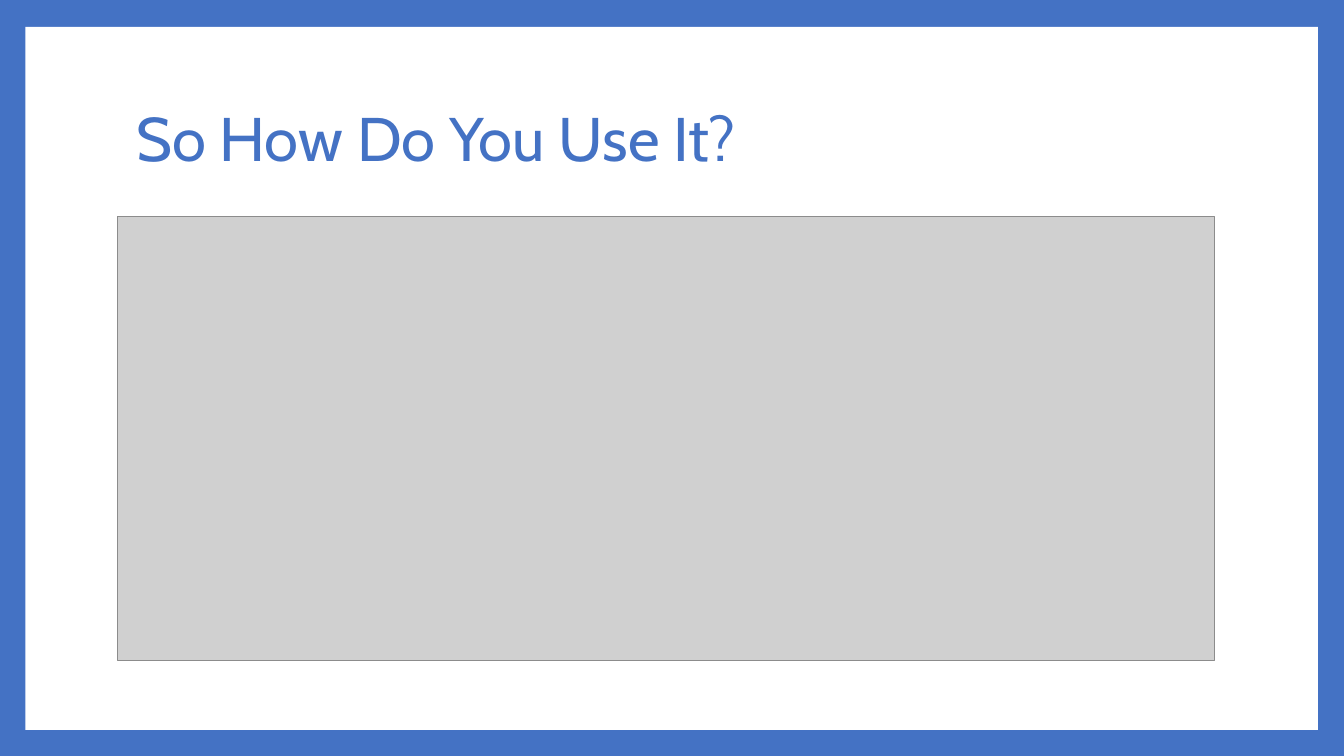
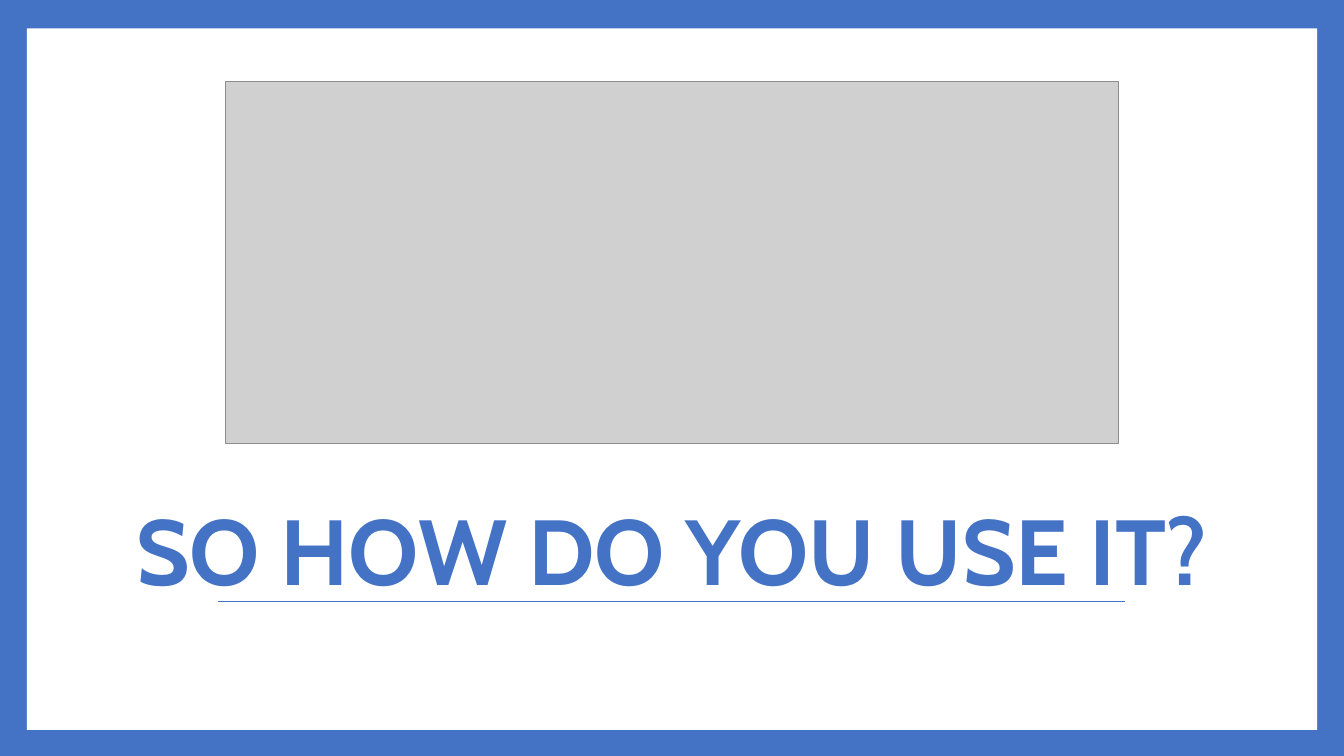
Before and after one commit to Dwaddle26/EncryptNotes, a slide deck: slide 9 of Phase 4 Documentation/Team_2_Presentation_4_V2.pptx. Drawn at 1344x756 pixels with LibreOffice and Linux fonts; fonts in the diff are those of the drawing; grey boxes stand for pictures. Boxes give left, top, right and bottom in pixels: in the first picture for what was removed or moved away, otherwise in the second. Text is boxed around its words. In the diff, an @@ line names an element or a change of style, - is before the commit and + after.

Commit message:
Change the layout of the Slides
I change how some the slides looked and added a little more information to one.

```diff
--- a/Phase 4 Documentation/Team_2_Presentation_4_V2.pptx
+++ b/Phase 4 Documentation/Team_2_Presentation_4_V2.pptx
@@ rectangle added at [0,0,1344,756], fill #4472C4 @@
@@ rectangle removed at [25,27,1318,730] @@
@@ rectangle added at [27,28,1318,730], fill #FFFFFF @@
@@ picture: place and size @@
-picture at [118,217,1215,660]
+picture at [226,82,1119,444]
@@ title "SO HOW DO YOU USE ..." at [136,515,1207,602]: vertical alignment middle to bottom @@
@@ title at [136,515,1207,602]: text changed; size 44 to 66 pt; bold on @@
-So How Do You Use It?
+SO HOW DO YOU USE IT?
@@ line added from (218, 602) to (1125, 602), #4472C4 0.79 pt @@
```
Also in this commit, not shown: 6 other slides changed, 1 slide added, 1 other file.
